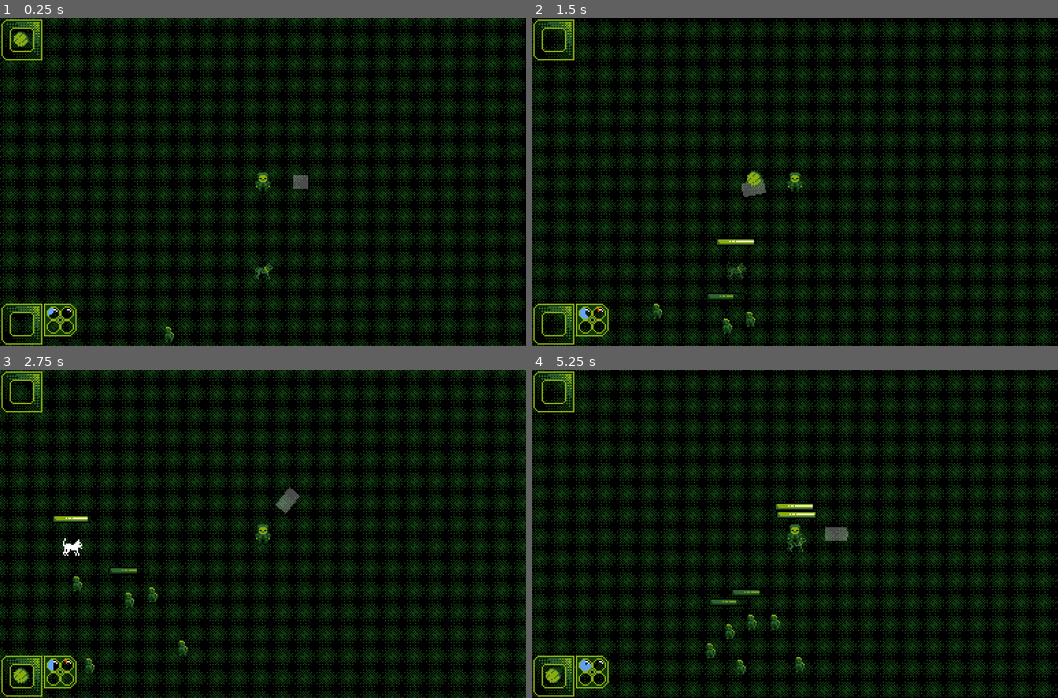
Above: before the commit, frames 1-4 (two rows, left to right).
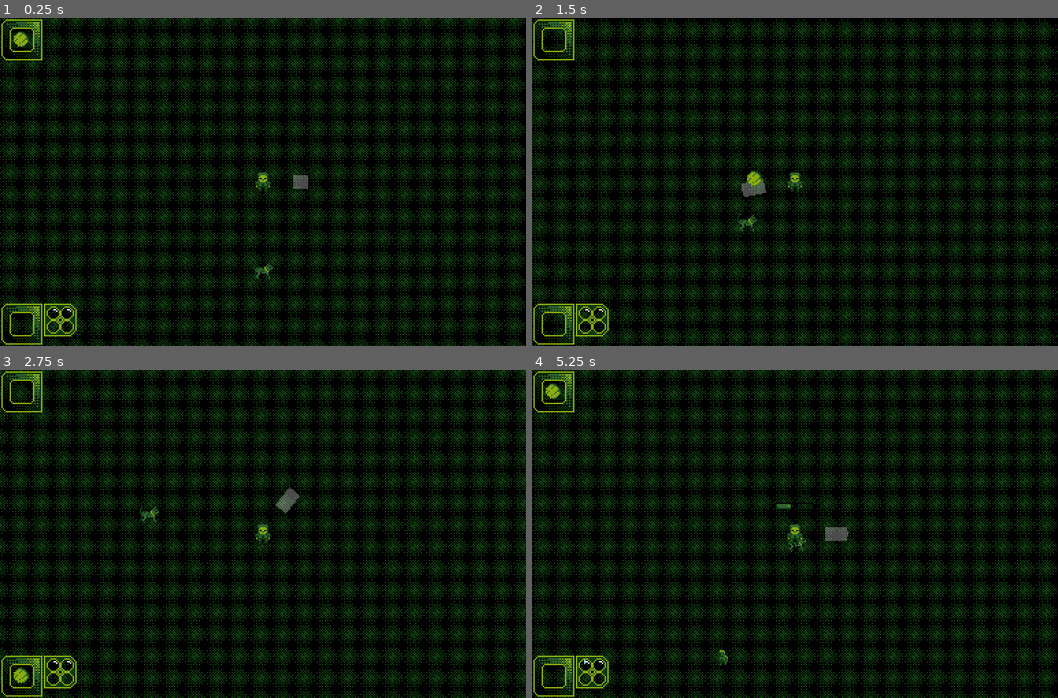
Above: after the commit, the same moments.

Repository: nullportal/dog-and-ball
Game: Godot game, scene res://Game.tscn
Two runs of this game, one before a commit and one after it. Both use one fixed random seed, a clock stepped at 60 frames per second and the inputs below.
Inputs (mouse positions are in pixels of both pictures, inside the frame that each line leads up to):
- Up to frame 1 (0.25 s): no input
- Up to frame 2 (1.5 s): tap Enter at 0.5 s; move the mouse to (910, 165) at 0.52 s; hold Right (ui_right) 0.53-1.28 s; hold Alt (show_extra_ui) 0.53-1.28 s; move the mouse to (689, 198) at 1.27 s; hold Down (ui_down) from 1.28 s (still down); click (689, 198) at 1.35 s
- Up to frame 3 (2.75 s): move the mouse to (315, 461) at 2.02 s; release Down (ui_down) at 2.03 s; hold Right (ui_right) from 2.03 s (still down); tap 1 at 2.1 s
- Up to frame 4 (5.25 s): move the mouse to (768, 599) at 2.77 s; release Right (ui_right) at 2.78 s; hold Up (ui_up) 2.78-3.53 s; tap 2 at 2.85 s; move the mouse to (952, 583) at 3.52 s; hold Alt (show_extra_ui) 3.53-4.28 s; hold Left (ui_left) 3.53-5.03 s; move the mouse to (637, 484) at 4.27 s; click (637, 484) at 4.35 s; move the mouse to (821, 534) at 5.02 s; hold Down (ui_down) from 5.03 s (still down); tap 1 at 5.1 s

The runs differ from the first frame. In frame 1, less than 0.1% of the frame differs, in the area x 9-34%, y 88-99%; in frame 2, 0.6%; in frame 3, 0.7%; in frame 4, 59%, in the area x 0-100%, y 0-100%.

Commit message:
Add attack spinup
Add to Zombie.

Diff:
--- a/Entities/Combat.gd
+++ b/Entities/Combat.gd
@@ -2,6 +2,7 @@
 
 export var ATTACK_DAMAGE := 0.0
 export var ATTACK_COOLDOWN := 0.0
+export var ATTACK_SPINUP := 0.0
 export var KNOCKBACK_FORCE := 0
 export var HURT_PROPERTIES := {'spritePath': null, 'spriteProperty': null, 'effects': []}
 
@@ -15,6 +16,7 @@
 func get_damage_dealt(): return damage_dealt
 func get_damage_received(): return damage_received
 var attacking_timer = null
+var spinup_timer = null
 
 onready var parent = get_parent()
 
@@ -29,10 +31,15 @@
 
 func _ready():
 	self.attacking_timer = _init_timer(5.0, '_on_attacks_over')
+	self.spinup_timer = _init_timer(self.ATTACK_SPINUP, '_on_spinup_over')
 
 # Track damage done and received in last interval
 # FIXME This may not be the best place for this ...
 func attack(target, engagement_length = 5.0):
+	if spinup_timer.time_left <= 0.0:
+		spinup_timer.start(self.ATTACK_SPINUP)
+		return
+
 	var damage = _attack.damage(parent, target)
 
 	# For external getters
@@ -48,6 +55,9 @@
 func _on_attacks_over():
 	damage_dealt = 0
 
+func _on_spinup_over():
+	pass # Stub for timer.start
+
 func _init_timer(wait_time, callback):
 	var t = Timer.new()
 	t.set_one_shot(true)
--- a/Entities/Enemies/Zombie.tscn
+++ b/Entities/Enemies/Zombie.tscn
@@ -75,6 +75,7 @@
 [node name="Combat" parent="." instance=ExtResource( 5 )]
 ATTACK_DAMAGE = 5.0
 ATTACK_COOLDOWN = 3.0
+ATTACK_SPINUP = 4.0
 
 [node name="Mood" parent="." instance=ExtResource( 8 )]
 LEVELS = {
--- a/Game.tscn
+++ b/Game.tscn
@@ -11,7 +11,6 @@
 [ext_resource path="res://UI/PlayerUI.tscn" type="PackedScene" id=9]
 [ext_resource path="res://UI/DogUI.tscn" type="PackedScene" id=10]
 [ext_resource path="res://Entities/Enemies/EnemyOrchestrator.gd" type="Script" id=11]
-[ext_resource path="res://Entities/Enemies/Zombie.tscn" type="PackedScene" id=12]
 
 [node name="Game" type="Node"]
 script = ExtResource( 4 )
@@ -44,27 +43,6 @@
 [node name="PlayerCamera" parent="World/Player/PlayerCameraArea" index="1"]
 visible = true
 
-[node name="Zombie" parent="World" instance=ExtResource( 12 )]
-position = Vector2( 64, 384 )
-
-[node name="Zombie2" parent="World" instance=ExtResource( 12 )]
-position = Vector2( 88, 384 )
-
-[node name="Zombie3" parent="World" instance=ExtResource( 12 )]
-position = Vector2( 56, 544 )
-
-[node name="Zombie4" parent="World" instance=ExtResource( 12 )]
-position = Vector2( -8, 368 )
-
-[node name="Zombie5" parent="World" instance=ExtResource( 12 )]
-position = Vector2( 112, 424 )
-
-[node name="Zombie6" parent="World" instance=ExtResource( 12 )]
-position = Vector2( 16, 440 )
-
-[node name="Zombie7" parent="World" instance=ExtResource( 12 )]
-position = Vector2( 152, 472 )
-
 [node name="EnemySpawner" parent="World" instance=ExtResource( 8 )]
 position = Vector2( -256, 0 )
 
Not shown: 1 places in Game.tscn that only renumber resources
